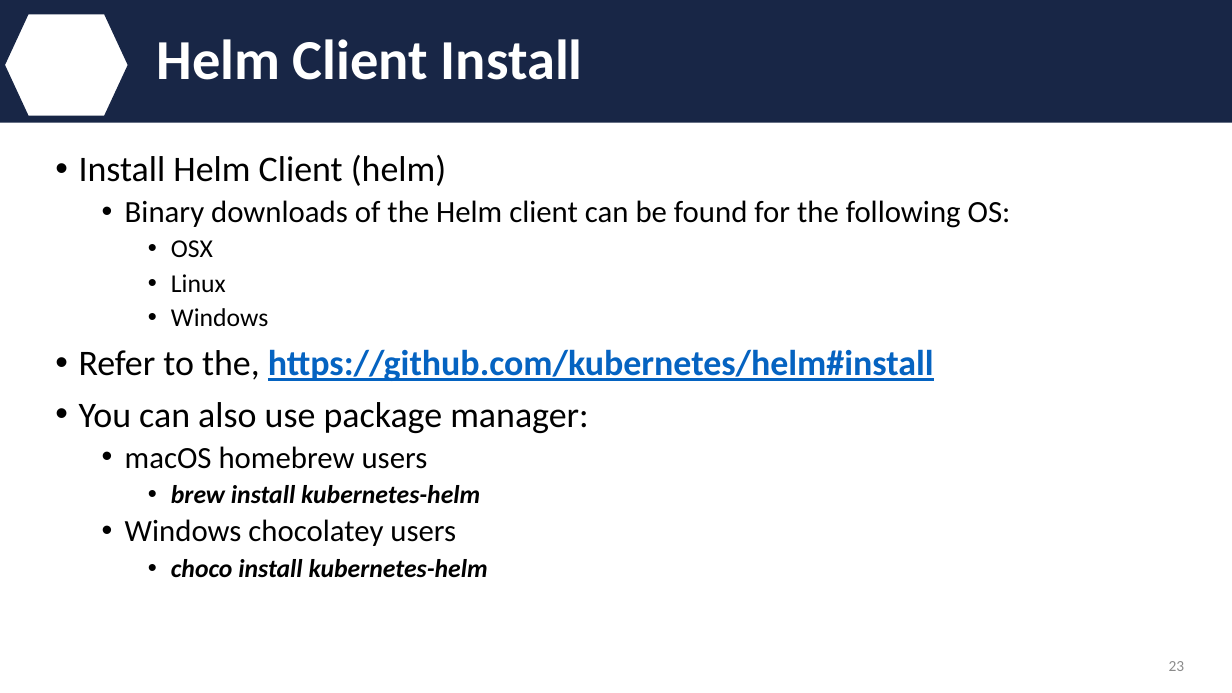
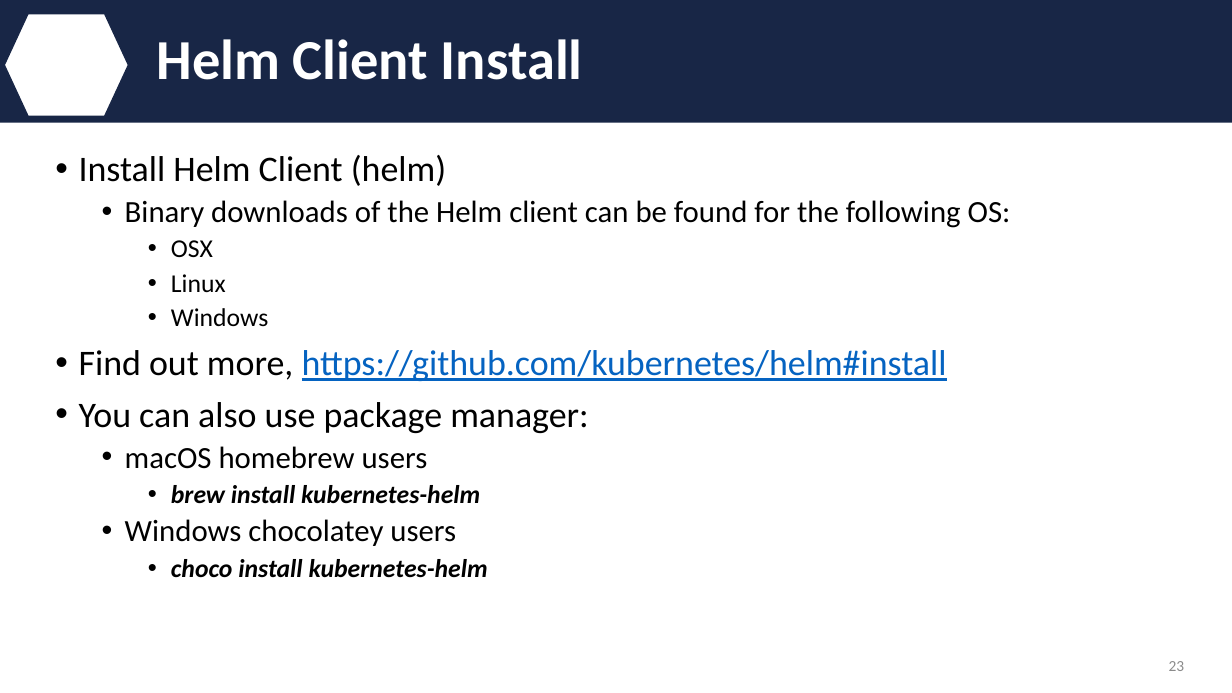
Before and after one commit to IBM/helm101, a slide deck: slide 23 of presentation/Helm.pptx. Drawn at 1232x693 pixels with LibreOffice and Linux fonts; fonts in the diff are those of the drawing; background and template pictures are left out. Boxes give left, top, right and bottom in pixels: in the first picture for what was removed or moved away, otherwise in the second. Text is boxed around its words. In the diff, an @@ line names an element or a change of style, - is before the commit and + after.

```diff
--- a/presentation/Helm.pptx
+++ b/presentation/Helm.pptx
@@ text at (79,350,947,381): text changed; bold off @@
-• Refer to the, https://github.com/kubernetes/helm#install
+• Find out more, https://github.com/kubernetes/helm#install
```
Also in this commit, not shown: 7 other slides changed.
